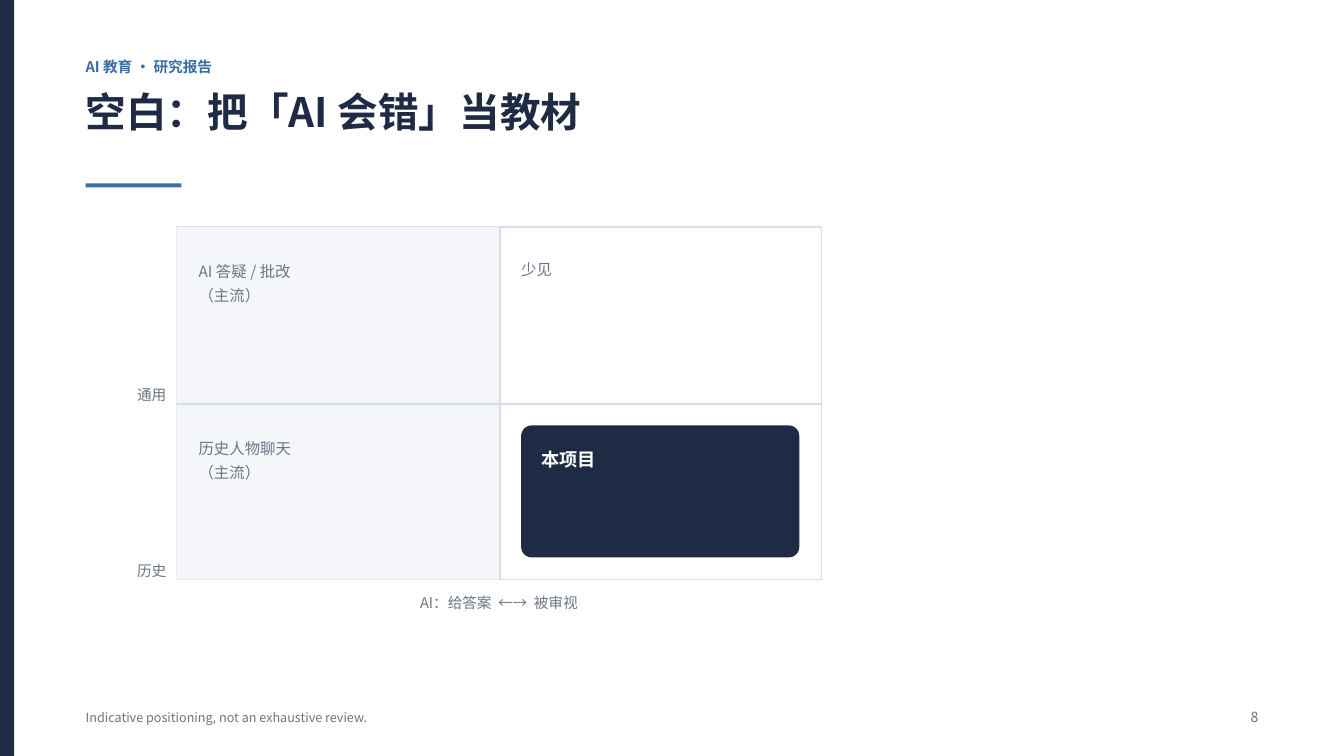
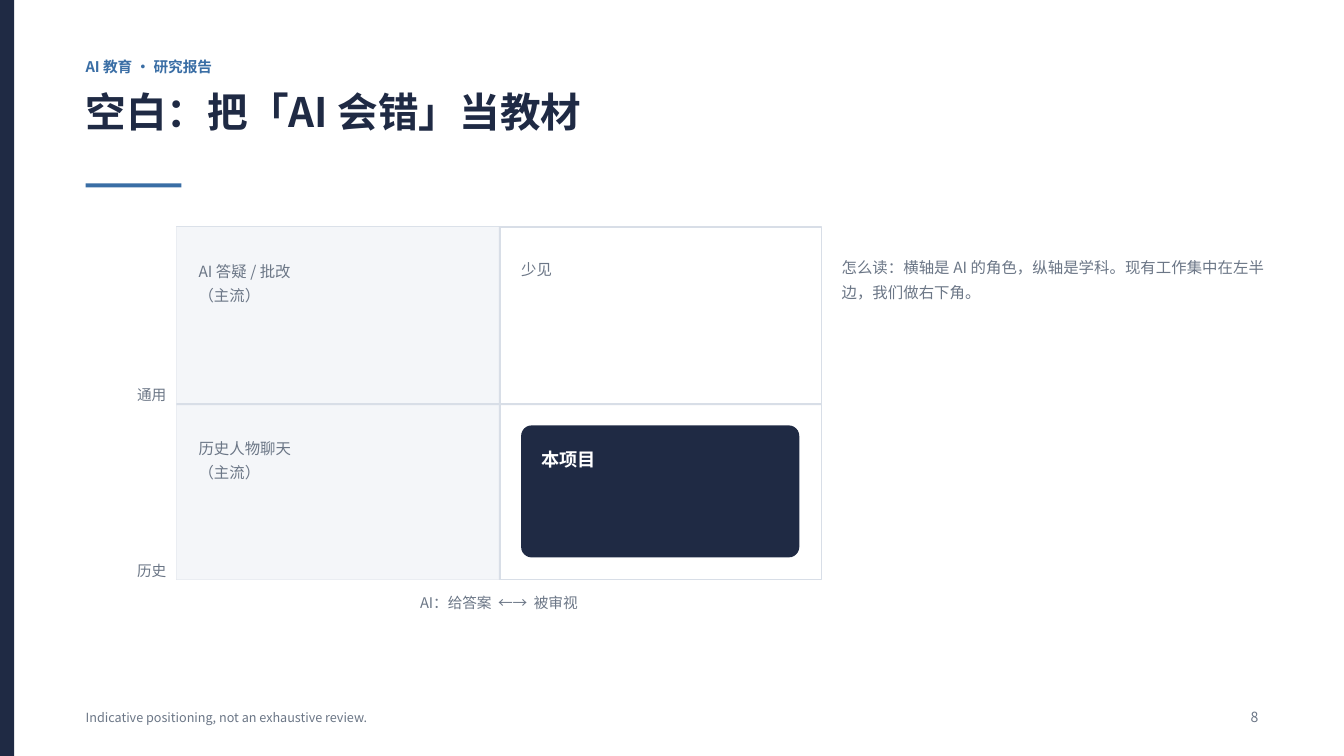
Before and after one commit to takakun09/ai-history-simulator, a slide deck: slide 8 of outputs/History_AI_Research_Report_CN.pptx. Drawn at 1344x756 pixels with LibreOffice and Linux fonts; fonts in the diff are those of the drawing. Boxes give left, top, right and bottom in pixels: in the first picture for what was removed or moved away, otherwise in the second. Text is boxed around its words. In the diff, an @@ line names an element or a change of style, - is before the commit and + after.

```diff
--- a/outputs/History_AI_Research_Report_CN.pptx
+++ b/outputs/History_AI_Research_Report_CN.pptx
@@ text added at [842,260,1264,300], 11 pt, text #6B7686 @@
+怎么读：横轴是 AI 的角色，纵轴是学科。现有工作集中在左半边，我们做右下角。
```
Also in this commit, not shown: 4 other slides changed, 1 slide added, 2 other files.
